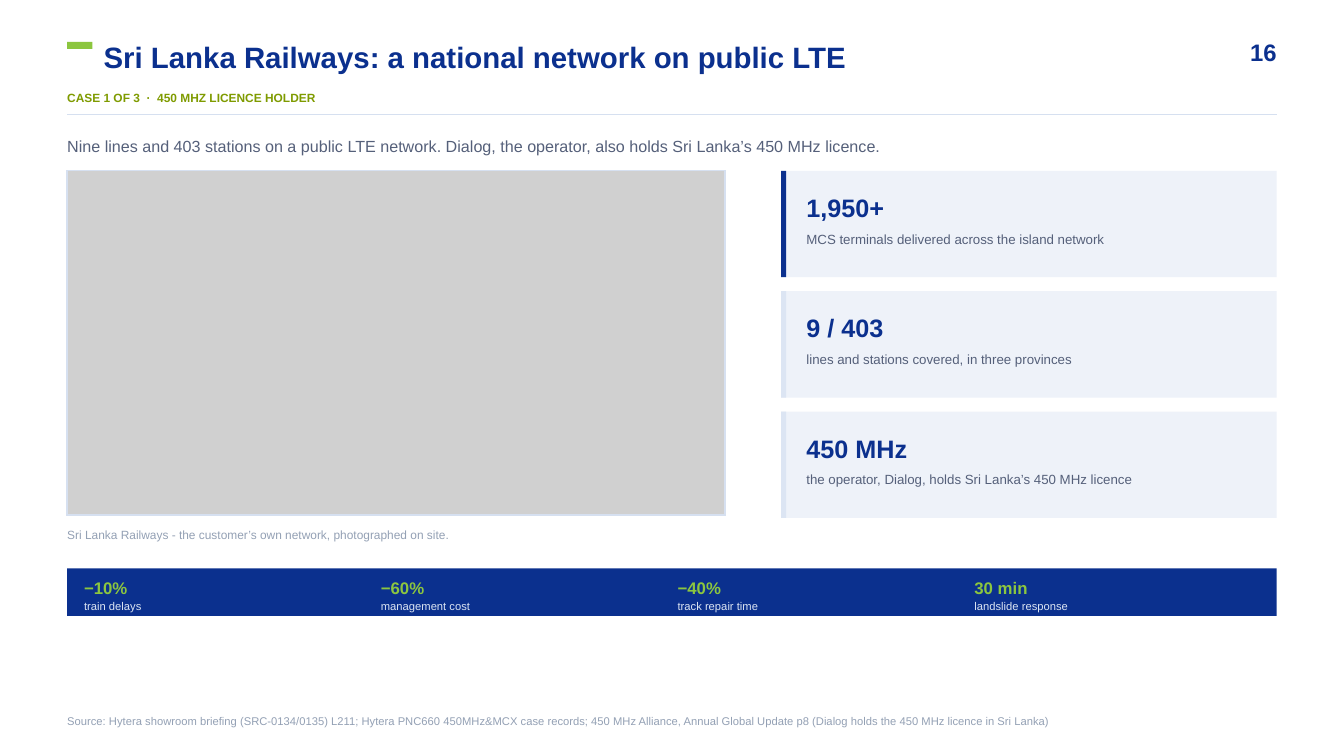
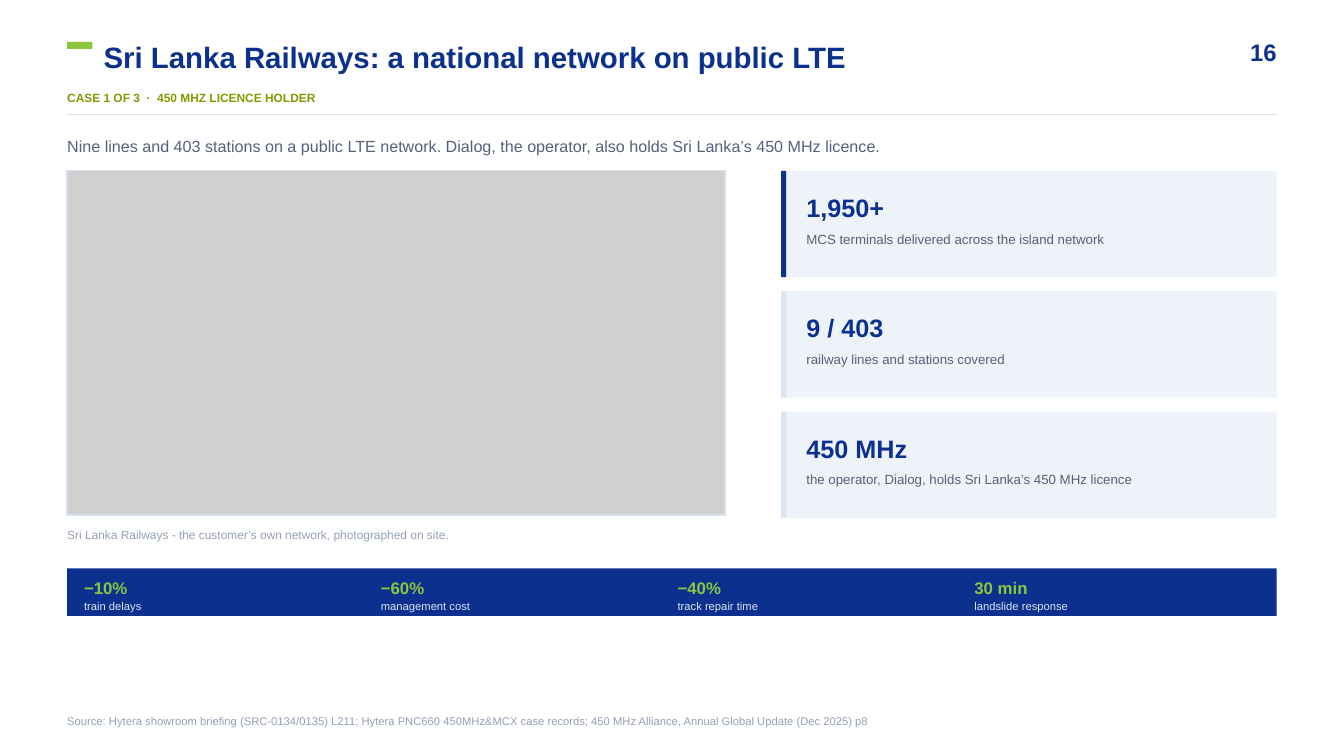
Before and after one commit to mearneste4-max/Philippines-450M, a slide deck: slide 16 of 01_交付物/菲律宾450M方案_v7.pptx. Drawn at 1344x756 pixels with LibreOffice and Linux fonts; fonts in the diff are those of the drawing; grey boxes stand for pictures. Boxes give left, top, right and bottom in pixels: in the first picture for what was removed or moved away, otherwise in the second. Text is boxed around its words. In the diff, an @@ line names an element or a change of style, - is before the commit and + after.

```diff
--- a/01_交付物/菲律宾450M方案_v7.pptx
+++ b/01_交付物/菲律宾450M方案_v7.pptx
@@ text at [806, 354, 1004, 367]: text changed @@
-lines and stations covered, in three provinces
+railway lines and stations covered
@@ text at [67, 717, 867, 727]: text changed @@
-Source: Hytera showroom briefing (SRC-0134/0135) L211; Hytera PNC660 450MHz&MCX case records; 450 MHz Alliance, Annual Global Update p8 (Dialog holds the 450 MHz licence in Sri Lanka)
+Source: Hytera showroom briefing (SRC-0134/0135) L211; Hytera PNC660 450MHz&MCX case records; 450 MHz Alliance, Annual Global Update (Dec 2025) p8
```
Also in this commit, not shown: 14 other slides changed, 40 other files.
